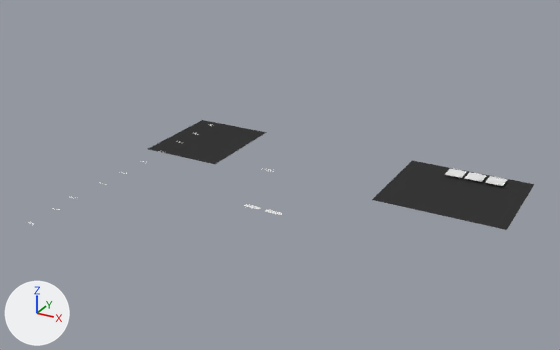
One commit to the Blender file _lib_player.blend: the scene before it, then after it.
Rendered twice from a camera (50 mm lens) standing at (41.8, -86.0, 40.1) and looking at (1.1, -12.1, 3.1). Arrows for +X, +Y and +Z are at lower left; the lights stay in place.
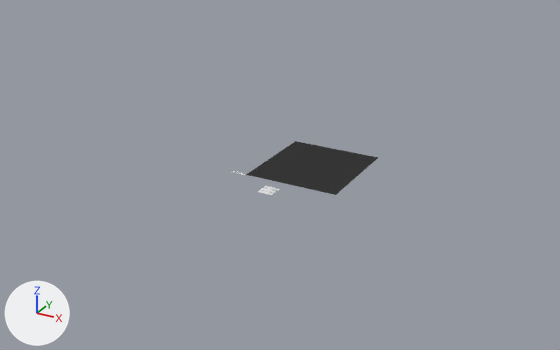
The change, as a diff of the scene's bpy script:
```diff
--- a/_lib_player.blend.py
+++ b/_lib_player.blend.py
@@ me_plane_004 @@
 me_plane_004.from_pydata(...)  # 4 vertices, 1 face; spans x -3.48..7.83, y -6.89..6.89, z 0.0
 # used by ob_plane_008; parent = ob_empty_bau; location = (-8.82, 0.0, 0.0)
-me_plane_004.vertices[0].co = (-3.48, -6.89, 0.0)  # pixel (146, 149)
-me_plane_004.vertices[1].co = (7.83, -6.89, 0.0)  # pixel (215, 164)
-me_plane_004.vertices[2].co = (-3.48, 6.89, 0.0)  # pixel (202, 119)
-me_plane_004.vertices[3].co = (7.83, 6.89, 0.0)  # pixel (266, 132)
+# me_plane_004 part 1
+me_plane_004.vertices[0].co = (-11.51, -6.89, 0.0)  # pixel (246, 174)
+me_plane_004.vertices[1].co = (1.36, -6.89, 0.0)  # pixel (335, 194)
+me_plane_004.vertices[2].co = (-11.51, 6.89, 0.0)  # pixel (295, 141)
+me_plane_004.vertices[3].co = (1.36, 6.89, 0.0)  # pixel (378, 157)
 me_plane_004.materials.append(mat_cap)
@@ me_plane_001 @@
 me_plane_001.from_pydata(...)  # 4 vertices, 1 face; spans x -10.1..6.0, y -7.0..7.0, z 0.0
 # used by ob_plane_001; parent = ob_empty; location = (6.767, 0.0, 0.0)
-me_plane_001.vertices[0].co = (-10.1, -7.0, 0.0)  # pixel (371, 199)
-me_plane_001.vertices[1].co = (6.0, -7.0, 0.0)  # pixel (506, 230)
-me_plane_001.vertices[2].co = (-10.1, 7.0, 0.0)  # pixel (412, 160)
-me_plane_001.vertices[3].co = (6.0, 7.0, 0.0)  # pixel (534, 184)
+# me_plane_001 part 2
+me_plane_001.vertices[0].co = (0.0, -0.7, 0.0)
+me_plane_001.vertices[1].co = (0.7, 0.0, 0.0)  # pixel (320, 164)
+me_plane_001.vertices[2].co = (-0.7, 0.0, 0.0)
+me_plane_001.vertices[3].co = (0.0, 0.7, 0.0)  # pixel (318, 161)
 me_plane_001.materials.append(mat_cap)
@@ ob_quant_001 @@
 ob_quant_001 = bpy.data.objects.new('quant.001', txt_text_001)
-ob_quant_001.parent = ob_0_001
 ob_quant_001.matrix_parent_inverse = Matrix(((1.0, 0.0, 0.0, -14.05), (0.0, 1.0, 0.0, -4.941), (0.0, 0.0, 1.0, -0.0955), (0.0, 0.0, 0.0, 1.0)))
@@ ob_quant_002 @@
 ob_quant_002 = bpy.data.objects.new('quant.002', txt_text_001)
-ob_quant_002.parent = ob_0_002
 ob_quant_002.matrix_parent_inverse = Matrix(((1.0, 0.0, 0.0, -14.05), (0.0, 1.0, 0.0, -4.941), (0.0, 0.0, 1.0, -0.0955), (0.0, 0.0, 0.0, 1.0)))
@@ ob_plane_012 @@
 ob_plane_012.matrix_parent_inverse = Matrix(((1.0, 0.0, 0.0, -0.936), (0.0, 1.0, 0.0, 5.63), (0.0, 0.0, 1.0, -0.201), (0.0, 0.0, 0.0, 1.0)))
-ob_plane_012.location = (1.051, -5.198, 0.201)
+ob_plane_012.location = (-0.915, -12.01, 0.35)
@@ ob_plane_003 @@
 ob_plane_003.matrix_parent_inverse = Matrix(((1.0, 0.0, 0.0, 0.806), (0.0, 1.0, 0.0, -4.509), (0.0, 0.0, 1.0, -0.0955), (0.0, 0.0, 0.0, 1.0)))
-ob_plane_003.location = (-0.749, 4.941, 0.0955)
+ob_plane_003.location = (-0.915, -11.26, 0.35)
@@ ob_plane_008 @@
 ob_plane_008 = bpy.data.objects.new('Plane.008', me_plane_004)
-ob_plane_008.parent = ob_empty_bau
-ob_plane_008.matrix_parent_inverse = Matrix(((1.0, 0.0, 0.0, 2.915), (0.0, 1.0, 0.0, 0.0), (0.0, 0.0, 1.0, 0.0), (0.0, 0.0, 0.0, 1.0)))
-ob_plane_008.location = (-8.82, 0.0, 0.0)
+ob_plane_008.location = (4.751, 0.0, -0.486)
@@ ob_0_002 @@
-ob_0_002 = bpy.data.objects.new('0.002', me_plane_002)
@@ ob_0_001 @@
-ob_0_001 = bpy.data.objects.new('0.001', me_plane_002)
@@ ob_0 @@
 ob_0 = bpy.data.objects.new('0', me_plane_002)
-ob_0.parent = ob_empty
-ob_0.matrix_parent_inverse = Matrix(((1.0, 0.0, 0.0, -10.86), (0.0, 1.0, 0.0, 0.0), (0.0, 0.0, 1.0, 0.0), (0.0, 0.0, 0.0, 1.0)))
-ob_0.location = (14.18, 4.863, 0.361)
+ob_0.location = (0.0, 0.0, 0.0)
+ob_0.hide_set(True)  # its collection is switched off
@@ ob_plane_001 @@
 ob_plane_001 = bpy.data.objects.new('Plane.001', me_plane_001)
-ob_plane_001.parent = ob_empty
-ob_plane_001.location = (6.767, 0.0, 0.0)
+ob_plane_001.location = (0.0, -2.254, 0.0)
+ob_plane_001.hide_set(True)  # its collection is switched off
```

Changed parts and their boxes [x1, y1, x2, y2] in the pictures (560 x 350 px):
'Plane.008', reshaped, moved (11% wider, 22% taller): before [148, 120, 267, 164]; after [246, 141, 378, 195]
'Plane.001', hidden (black): before [372, 161, 534, 230]
'0.002', deleted: before [485, 176, 507, 186]
'0.001', deleted: before [465, 172, 486, 182]
'0', hidden: before [445, 169, 466, 178]
'Plane.012', moved: before [244, 204, 261, 210]; after [258, 190, 274, 195]
'Plane.003', moved: before [266, 209, 282, 215]; after [260, 188, 276, 193]
